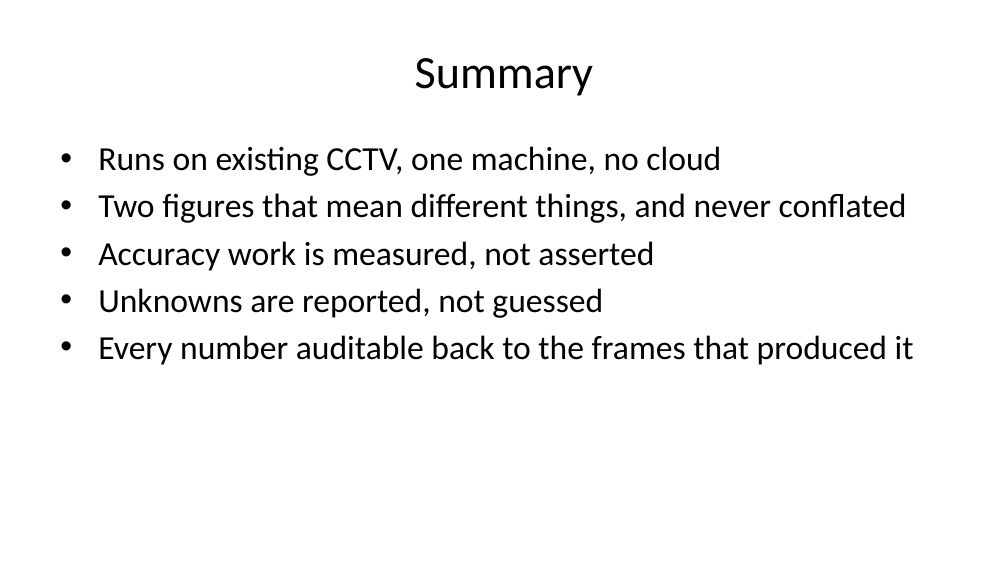
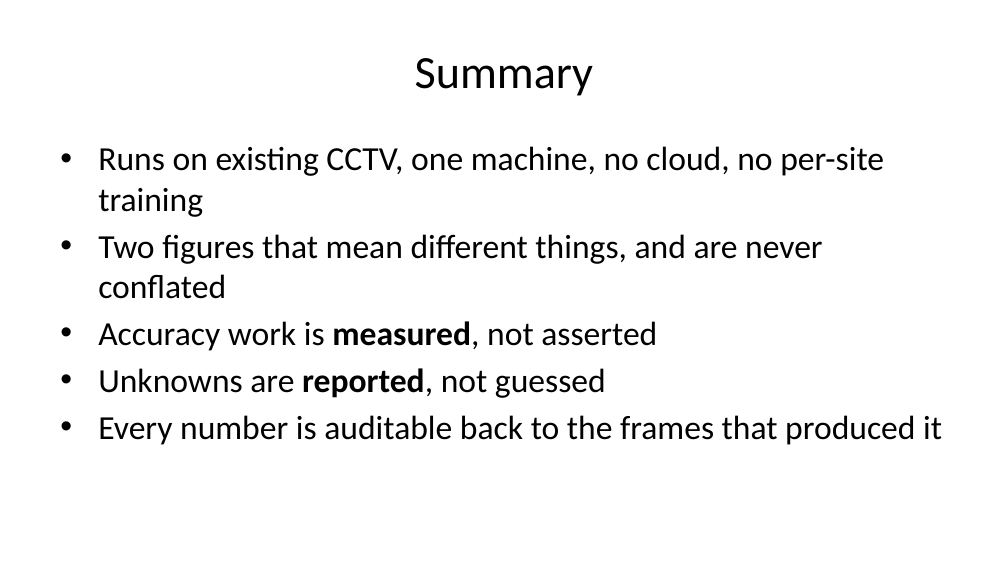
Before and after one commit to felixyustian/visitor-counting-console, a slide deck: slide 30 of docs/Visitor-Counting-Console-Deck.pptx (slide 17 before the commit). Drawn at 1008x567 pixels with LibreOffice and Linux fonts; fonts in the diff are those of the drawing. Boxes give left, top, right and bottom in pixels: in the first picture for what was removed or moved away, otherwise in the second. Text is boxed around its words. In the diff, an @@ line names an element or a change of style, - is before the commit and + after.

```diff
--- a/docs/Visitor-Counting-Console-Deck.pptx
+++ b/docs/Visitor-Counting-Console-Deck.pptx
@@ text at (x1=98, y1=146, x2=884, y2=299): text changed @@
-• Runs on existing CCTV, one machine, no cloud
-• Two figures that mean different things, and never conflated
+• Runs on existing CCTV, one machine, no cloud, no per-site training
+• Two figures that mean different things, and are never conflated
@@ text at (x1=98, y1=321, x2=657, y2=398): bold on in "measured,", "reported," @@
@@ text at (x1=98, y1=415, x2=942, y2=445): text changed @@
-• Every number auditable back to the frames that produced it
+• Every number is auditable back to the frames that produced it
```
Also in this commit, not shown: 11 other slides changed, 14 slides added, 1 slide removed, 17 other files.
